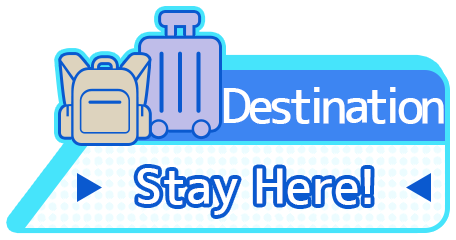
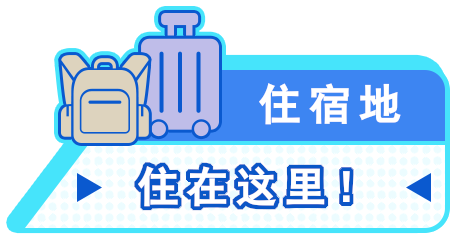
Layered file, before and after one edit (456 x 240). Changes by layer:
removed layer "Stay Here!" from group "Text" over (137, 168, 371, 215)
removed layer "Destination" from group "Text" over (223, 87, 444, 124)
added layer "住宿地" in group "Text" over (259, 83, 401, 125)
added layer "住在这里！" in group "Text" over (138, 166, 350, 207)
added layer "住在这里！bg" in group "Text" over (134, 162, 354, 211)
